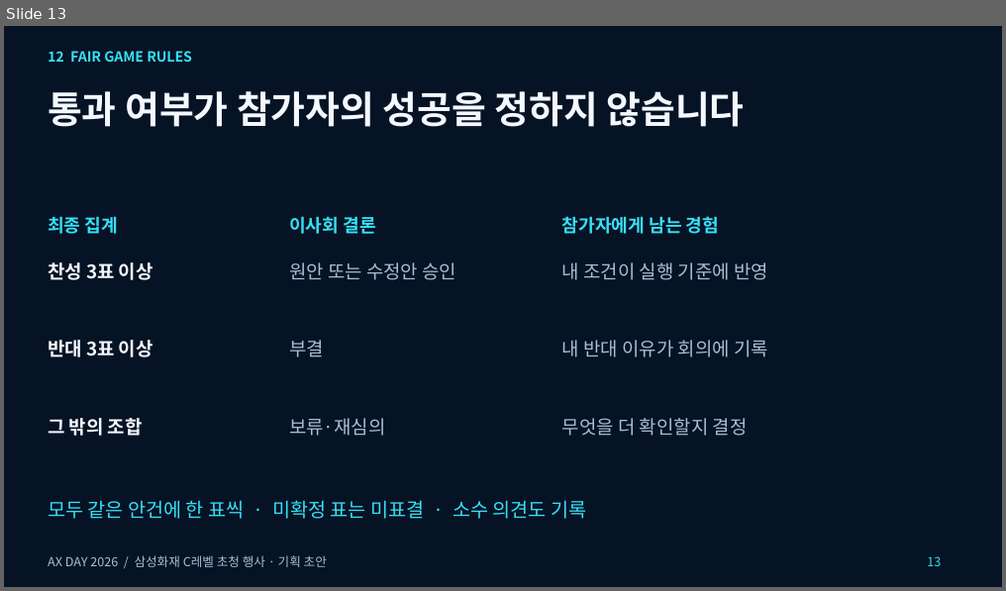
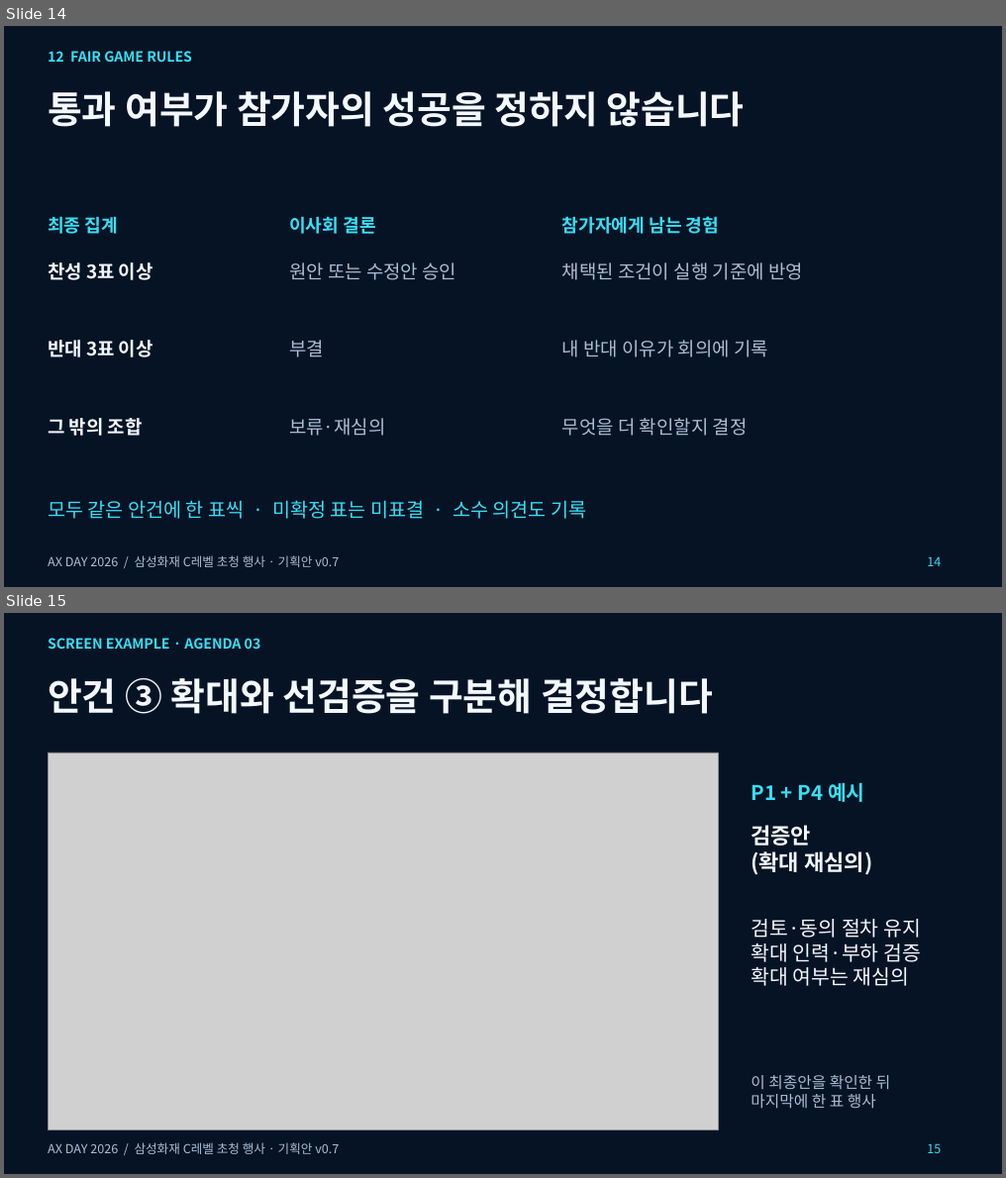
Before and after one commit to hyuny0219/axday_agent, a slide deck: docs/reference/AX_Day_2026_Boardroom_Proposal.pptx. Shown one above the other, each under a label of ours: slide 13 before the commit, slides 14 and 15 after it. The pictures are 1006x591 and 1006x1178 pixels, drawn with LibreOffice and Linux fonts; fonts in the diff are those of the drawing; grey boxes stand for pictures. Boxes give left, top, right and bottom in pixels: in the first picture for what was removed or moved away, otherwise in the second. Text is boxed around its words. In the diff, an @@ line names an element or a change of style, - is before the commit and + after.

```diff
--- a/docs/reference/AX_Day_2026_Boardroom_Proposal.pptx
+++ b/docs/reference/AX_Day_2026_Boardroom_Proposal.pptx
@@ slide 15 added at box(4, 613, 1002, 1174), background #061325 @@
@@ text added at box(48, 638, 261, 649), 13.5 pt, text #36E0F4, bold @@
+SCREEN EXAMPLE · AGENDA 03
@@ text added at box(48, 678, 713, 714), 36 pt, text #F4F8FF, bold @@
+안건 ③ 확대와 선검증을 구분해 결정합니다
@@ picture added at box(48, 753, 718, 1130) @@
@@ text added at box(750, 783, 865, 802), 19.5 pt, text #36E0F4, bold @@
+P1 + P4 예시
@@ text added at box(750, 825, 872, 875), 21 pt, text #F4F8FF, bold @@
+검증안
+(확대 재심의)
@@ text added at box(750, 919, 921, 986), 19.5 pt, text #F4F8FF @@
+검토·동의 절차 유지
+확대 인력·부하 검증
+확대 여부는 재심의
@@ text added at box(750, 1075, 890, 1109), 15 pt, text #A9BDD3 @@
+이 최종안을 확인한 뒤
+마지막에 한 표 행사
@@ text added at box(48, 1143, 339, 1155), 12 pt, text #A9BDD3 @@
+AX DAY 2026 / 삼성화재 C레벨 초청 행사 · 기획안 v0.7
@@ text added at box(927, 1144, 941, 1154), 12 pt, text #36E0F4 @@
+15
@@ what was slide 13 is now slide 14 @@
@@ slide 14 changed as well @@
@@ text at box(562, 263, 803, 280): text changed @@
-내 조건이 실행 기준에 반영
+채택된 조건이 실행 기준에 반영
@@ text at box(48, 556, 339, 568): text changed @@
-AX DAY 2026 / 삼성화재 C레벨 초청 행사 · 기획 초안
+AX DAY 2026 / 삼성화재 C레벨 초청 행사 · 기획안 v0.7
@@ text at box(927, 558, 941, 567): text changed @@
-13
+14
```
Also in this commit, not shown: 15 other slides changed, 1 other slide added, 13 other files.
